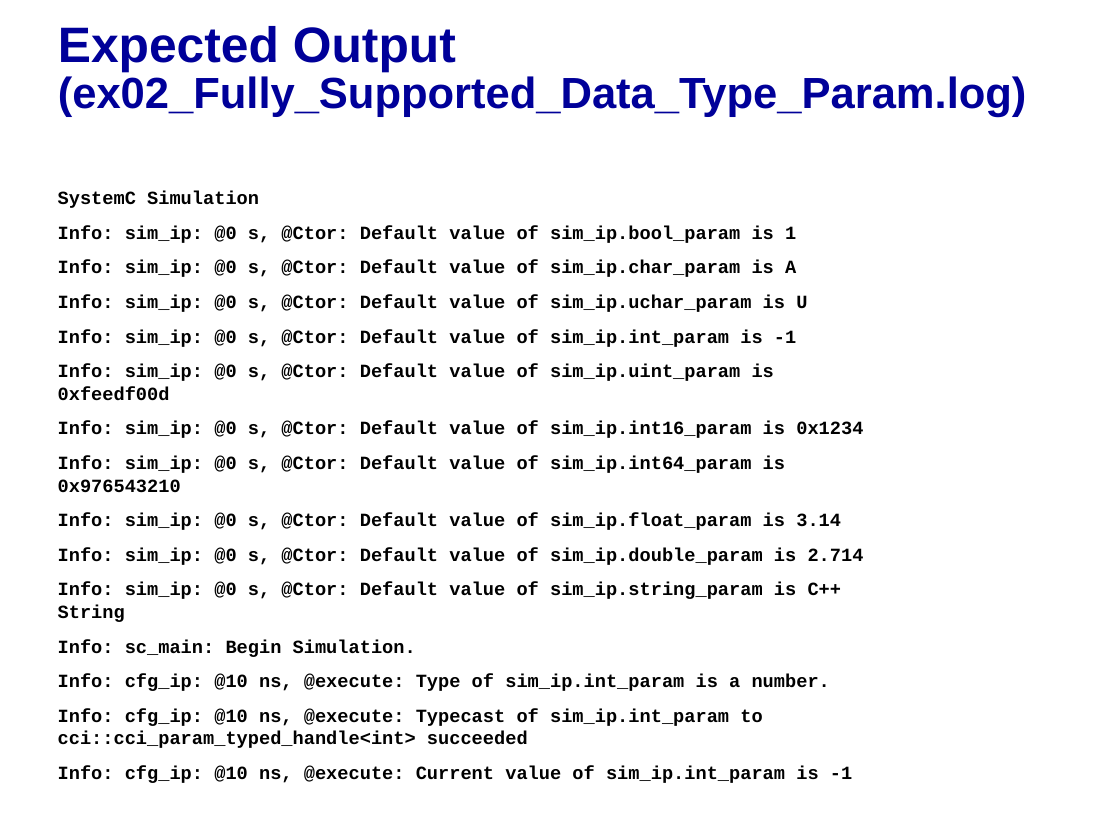
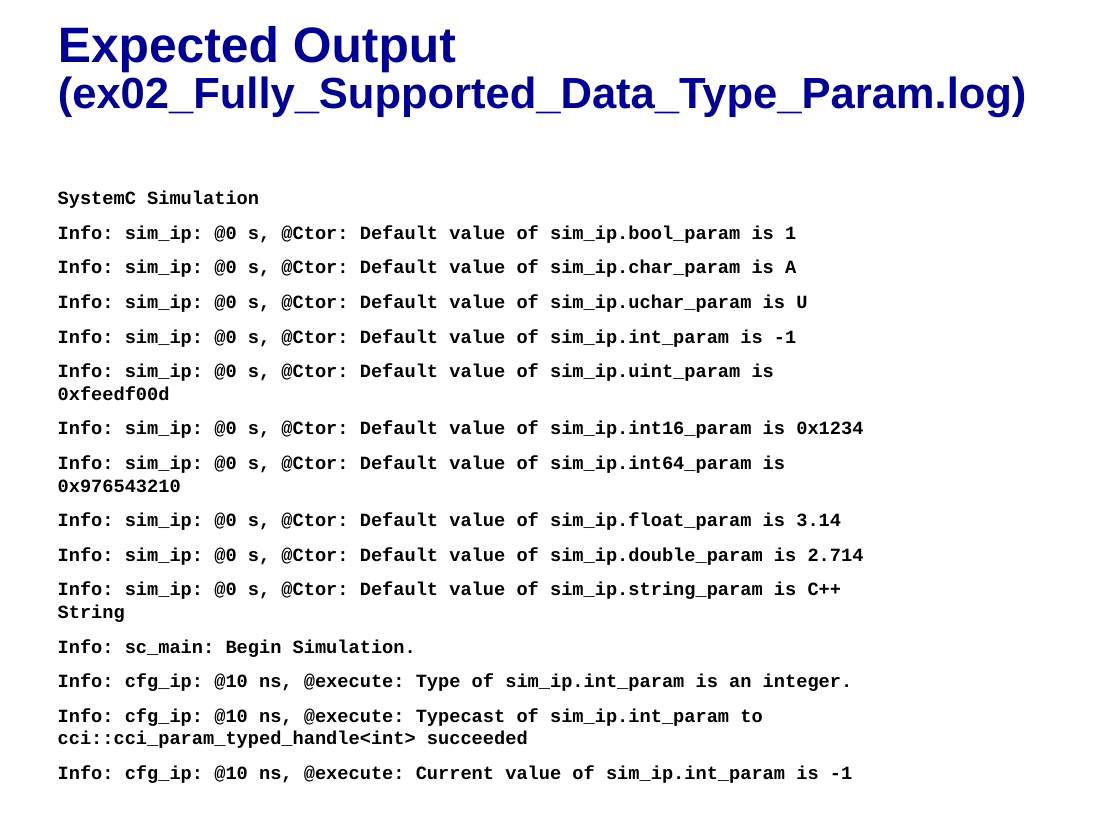
Before and after one commit to accellera-official/cci, a slide deck: slide 4 of examples/ex02_Fully_Supported_Data_Type_Param/docs/ex02_Fully_Supported_Data_Typa_Param.ppt. Drawn at 1120x840 pixels with LibreOffice and Linux fonts; fonts in the diff are those of the drawing; background and template pictures are left out. Boxes give left, top, right and bottom in pixels: in the first picture for what was removed or moved away, otherwise in the second. Text is boxed around its words. In the diff, an @@ line names an element or a change of style, - is before the commit and + after.

```diff
--- a/examples/ex02_Fully_Supported_Data_Type_Param/docs/ex02_Fully_Supported_Data_Typa_Param.ppt
+++ b/examples/ex02_Fully_Supported_Data_Type_Param/docs/ex02_Fully_Supported_Data_Typa_Param.ppt
@@ text at [58, 674, 853, 691]: text changed @@
-Info: cfg_ip: @10 ns, @execute: Type of sim_ip.int_param is a number.
+Info: cfg_ip: @10 ns, @execute: Type of sim_ip.int_param is an integer.
```
Also in this commit, not shown: 1 other file.
